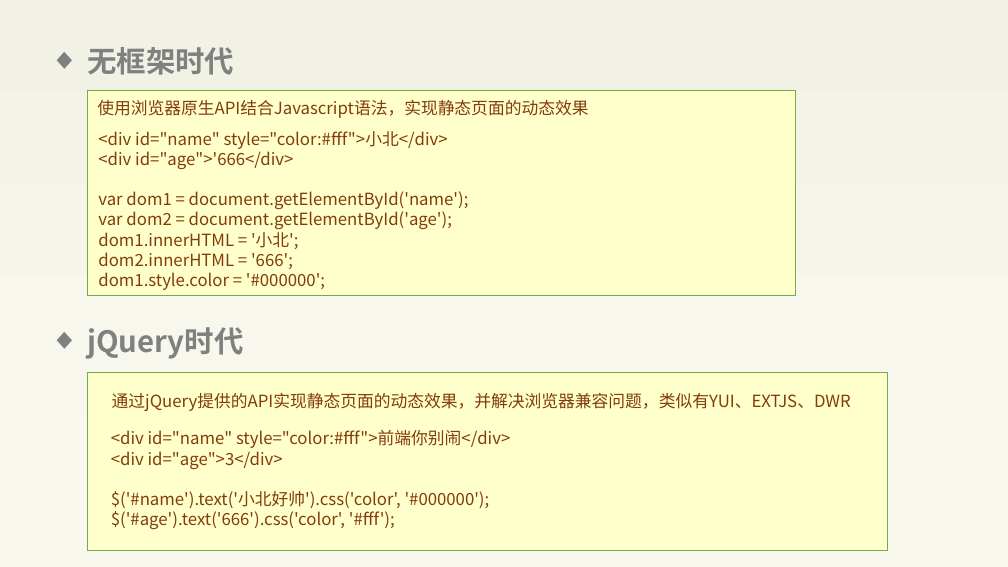
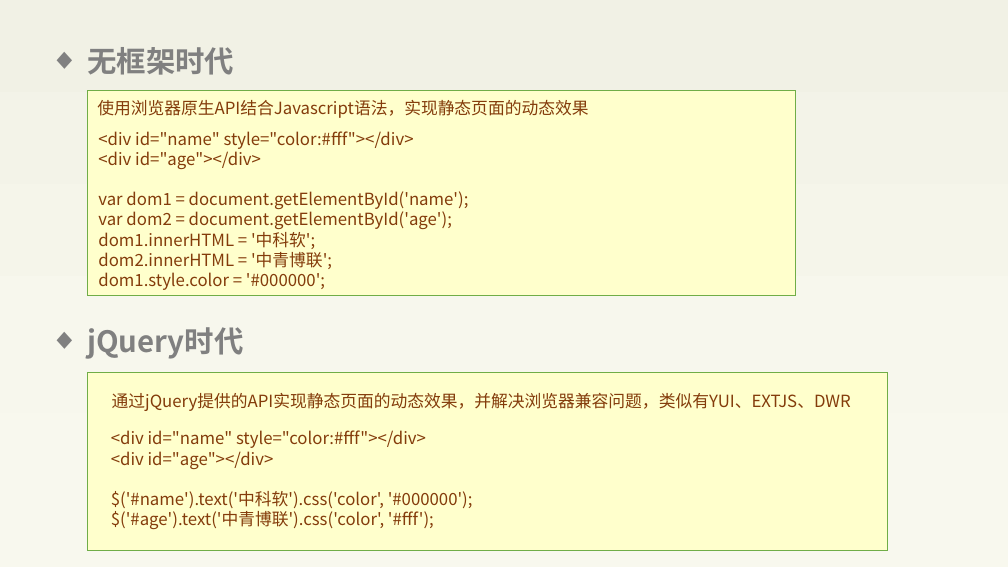
Before and after one commit to BinMarshall/studing, a slide deck: slide 9 of Vue/前端框架—Vue-郝彬彬-20180820.pptx. Drawn at 1008x567 pixels with LibreOffice and Linux fonts; fonts in the diff are those of the drawing. Boxes give left, top, right and bottom in pixels: in the first picture for what was removed or moved away, otherwise in the second. Text is boxed around its words. In the diff, an @@ line names an element or a change of style, - is before the commit and + after.

```diff
--- a/Vue/前端框架—Vue-郝彬彬-20180820.pptx
+++ b/Vue/前端框架—Vue-郝彬彬-20180820.pptx
@@ text at (98, 131, 414, 169): text changed @@
-<div id="name" style="color:#fff">小北</div>
-<div id="age">'666</div>
+<div id="name" style="color:#fff"></div>
+<div id="age"></div>
@@ text at (98, 232, 332, 269): text changed @@
-dom1.innerHTML = '小北';
-dom2.innerHTML = '666';
+dom1.innerHTML = '中科软';
+dom2.innerHTML = '中青博联';
@@ text at (111, 430, 473, 529): text changed @@
-<div id="name" style="color:#fff">前端你别闹</div>
-<div id="age">3</div>
-$('#name').text('小北好帅').css('color', '#000000');
-$('#age').text('666').css('color', '#fff');
+<div id="name" style="color:#fff"></div>
+<div id="age"></div>
+$('#name').text('中科软').css('color', '#000000');
+$('#age').text('中青博联').css('color', '#fff');
```
Also in this commit, not shown: 12 other slides changed.
